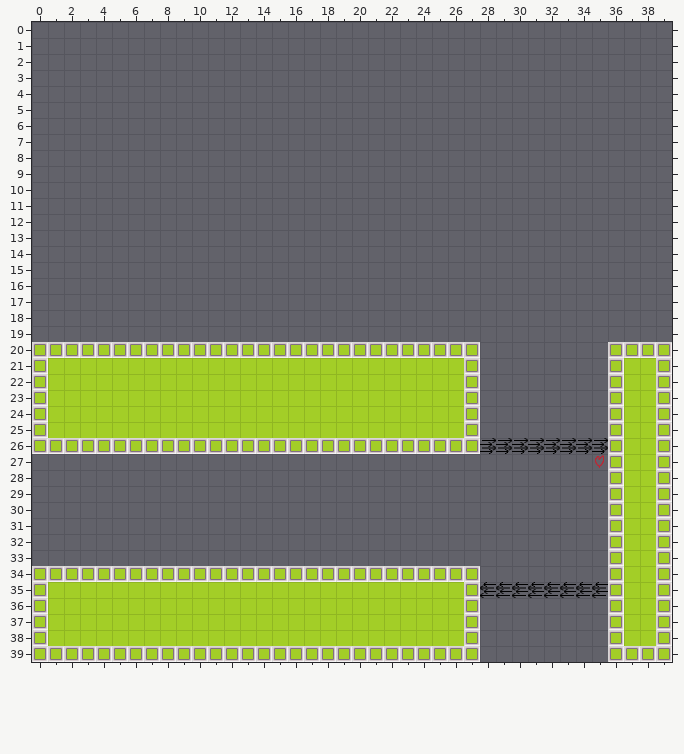
Tiled map -- Assets/Other Assets/Chunks/Intersection_T_2.tmx. Above is the file before it was changed.
Cells are 32x32 px. Shown: x 0..39, y 0..39. The old version is drawn lined up with the new one.
The result:
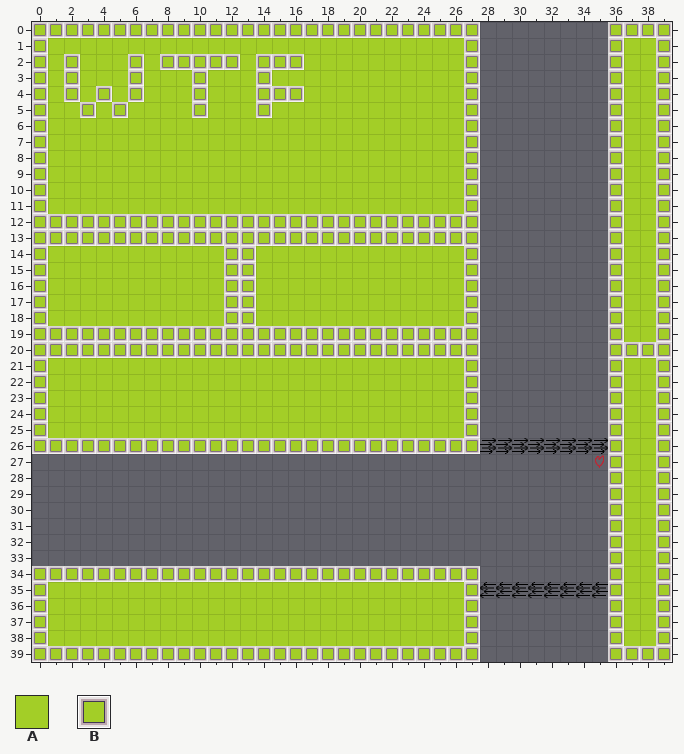
Key: from "Tileset": A 10, B 11.
_ is an empty cell.
Diff:
{"change": "map size 40x20 -> 40x40 cells (old content now starts at 0,20; both pictures use the new coordinates)"}
{"where": "layer \"Tile Layer 1\""}
{"y":0,"x":0,"old":"____________________________","new":"BBBBBBBBBBBBBBBBBBBBBBBBBBBB"}
{"y":0,"x":36,"old":"____","new":"BBBB"}
{"y":1,"x":0,"old":"____________________________","new":"BAAAAAAAAAAAAAAAAAAAAAAAAAAB"}
{"y":1,"x":36,"old":"____","new":"BAAB"}
{"y":2,"x":0,"old":"____________________________","new":"BABAAABABBBBBABBBAAAAAAAAAAB"}
{"y":2,"x":36,"old":"____","new":"BAAB"}
{"y":3,"x":0,"old":"____________________________","new":"BABAAABAAABAAABAAAAAAAAAAAAB"}
{"y":3,"x":36,"old":"____","new":"BAAB"}
{"y":4,"x":0,"old":"____________________________","new":"BABABABAAABAAABBBAAAAAAAAAAB"}
{"y":4,"x":36,"old":"____","new":"BAAB"}
{"y":5,"x":0,"old":"____________________________","new":"BAABABAAAABAAABAAAAAAAAAAAAB"}
{"y":5,"x":36,"old":"____","new":"BAAB"}
{"y":6,"x":0,"old":"____________________________","new":"BAAAAAAAAAAAAAAAAAAAAAAAAAAB"}
{"y":6,"x":36,"old":"____","new":"BAAB"}
{"y":7,"x":0,"old":"____________________________","new":"BAAAAAAAAAAAAAAAAAAAAAAAAAAB"}
{"y":7,"x":36,"old":"____","new":"BAAB"}
{"y":8,"x":0,"old":"____________________________","new":"BAAAAAAAAAAAAAAAAAAAAAAAAAAB"}
{"y":8,"x":36,"old":"____","new":"BAAB"}
{"y":9,"x":0,"old":"____________________________","new":"BAAAAAAAAAAAAAAAAAAAAAAAAAAB"}
{"y":9,"x":36,"old":"____","new":"BAAB"}
{"y":10,"x":0,"old":"____________________________","new":"BAAAAAAAAAAAAAAAAAAAAAAAAAAB"}
{"y":10,"x":36,"old":"____","new":"BAAB"}
{"y":11,"x":0,"old":"____________________________","new":"BAAAAAAAAAAAAAAAAAAAAAAAAAAB"}
{"y":11,"x":36,"old":"____","new":"BAAB"}
{"y":12,"x":0,"old":"____________________________","new":"BBBBBBBBBBBBBBBBBBBBBBBBBBBB"}
{"y":12,"x":36,"old":"____","new":"BAAB"}
{"y":13,"x":0,"old":"____________________________","new":"BBBBBBBBBBBBBBBBBBBBBBBBBBBB"}
{"y":13,"x":36,"old":"____","new":"BAAB"}
{"y":14,"x":0,"old":"____________________________","new":"BAAAAAAAAAAABBAAAAAAAAAAAAAB"}
{"y":14,"x":36,"old":"____","new":"BAAB"}
{"y":15,"x":0,"old":"____________________________","new":"BAAAAAAAAAAABBAAAAAAAAAAAAAB"}
{"y":15,"x":36,"old":"____","new":"BAAB"}
{"y":16,"x":0,"old":"____________________________","new":"BAAAAAAAAAAABBAAAAAAAAAAAAAB"}
{"y":16,"x":36,"old":"____","new":"BAAB"}
{"y":17,"x":0,"old":"____________________________","new":"BAAAAAAAAAAABBAAAAAAAAAAAAAB"}
{"y":17,"x":36,"old":"____","new":"BAAB"}
{"y":18,"x":0,"old":"____________________________","new":"BAAAAAAAAAAABBAAAAAAAAAAAAAB"}
{"y":18,"x":36,"old":"____","new":"BAAB"}
{"y":19,"x":0,"old":"____________________________","new":"BBBBBBBBBBBBBBBBBBBBBBBBBBBB"}
{"y":19,"x":36,"old":"____","new":"BAAB"}
{"label":"added","picture_box":[32,22,480,342]}
{"label":"added","picture_box":[608,22,672,342]}
